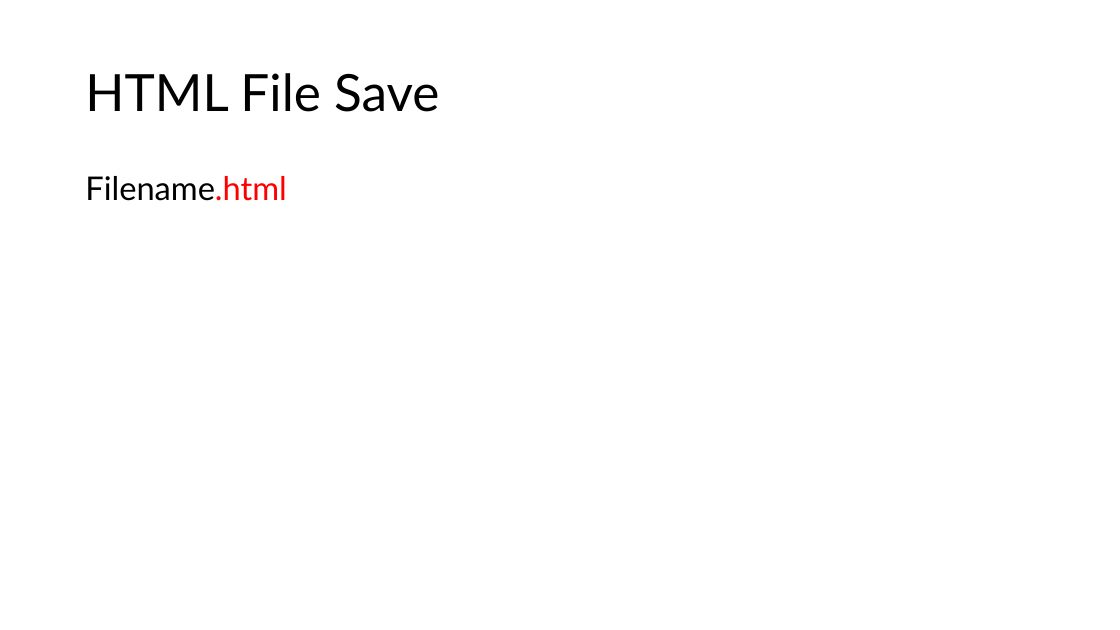
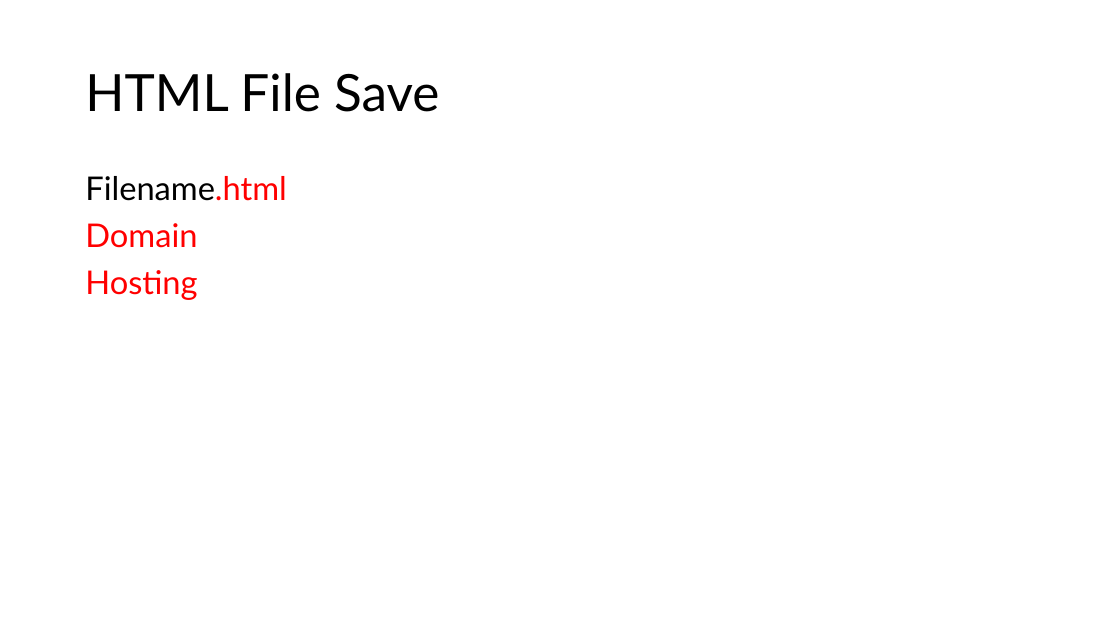
Before and after one commit to PiyushChaturvedii/Batch06, a slide deck: slide 10 of html.pptx. Drawn at 1120x630 pixels with LibreOffice and Linux fonts; fonts in the diff are those of the drawing. Boxes give left, top, right and bottom in pixels: in the first picture for what was removed or moved away, otherwise in the second. Text is boxed around its words. In the diff, an @@ line names an element or a change of style, - is before the commit and + after.

```diff
--- a/html.pptx
+++ b/html.pptx
@@ text at (85, 223, 197, 300): paragraphs added @@
+Domain
+Hosting
```
Also in this commit, not shown: 2 slides added, 4 other files.
